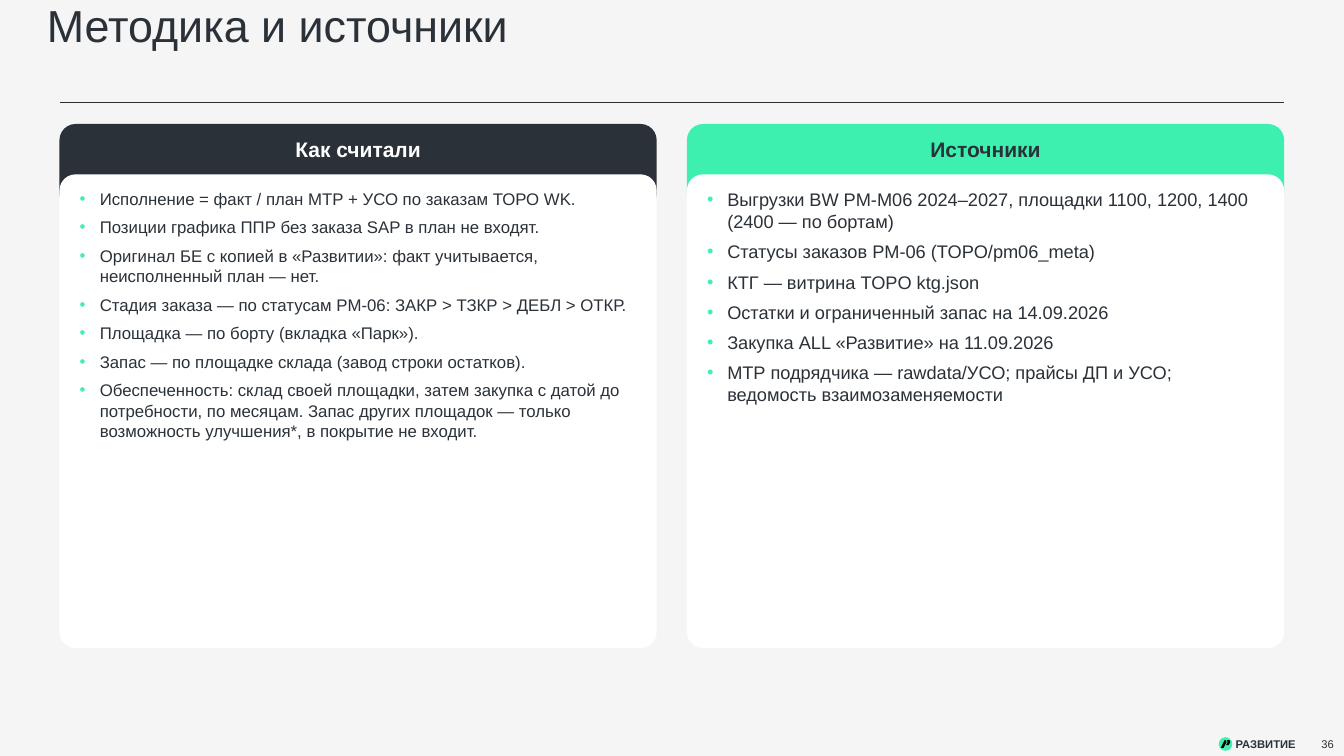
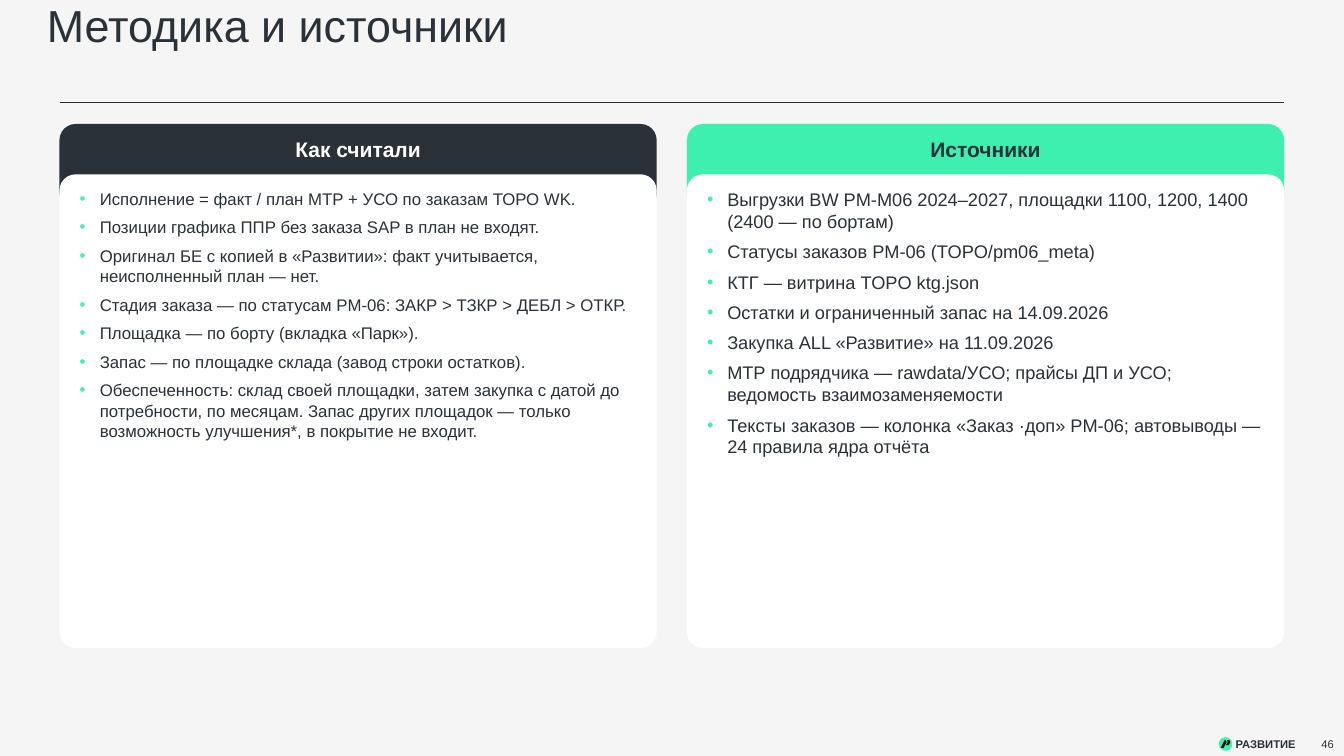
Before and after one commit to victorekuznetsov/TZ, a slide deck: slide 46 of exports/WK_ispolnenie_2024-2026_plan_2027.pptx (slide 36 before the commit). Drawn at 1344x756 pixels with LibreOffice and Linux fonts; fonts in the diff are those of the drawing. Boxes give left, top, right and bottom in pixels: in the first picture for what was removed or moved away, otherwise in the second. Text is boxed around its words. In the diff, an @@ line names an element or a change of style, - is before the commit and + after.

```diff
--- a/exports/WK_ispolnenie_2024-2026_plan_2027.pptx
+++ b/exports/WK_ispolnenie_2024-2026_plan_2027.pptx
@@ text at (727, 419, 1237, 457): paragraph added @@
+• Тексты заказов — колонка «Заказ ·доп» PM-06; автовыводы — 24 правила ядра отчёта
@@ page number at (1321, 740, 1333, 748): text changed @@
-36
+46
```
Also in this commit, not shown: 2 other slides changed, 10 slides added, 4 other files.
